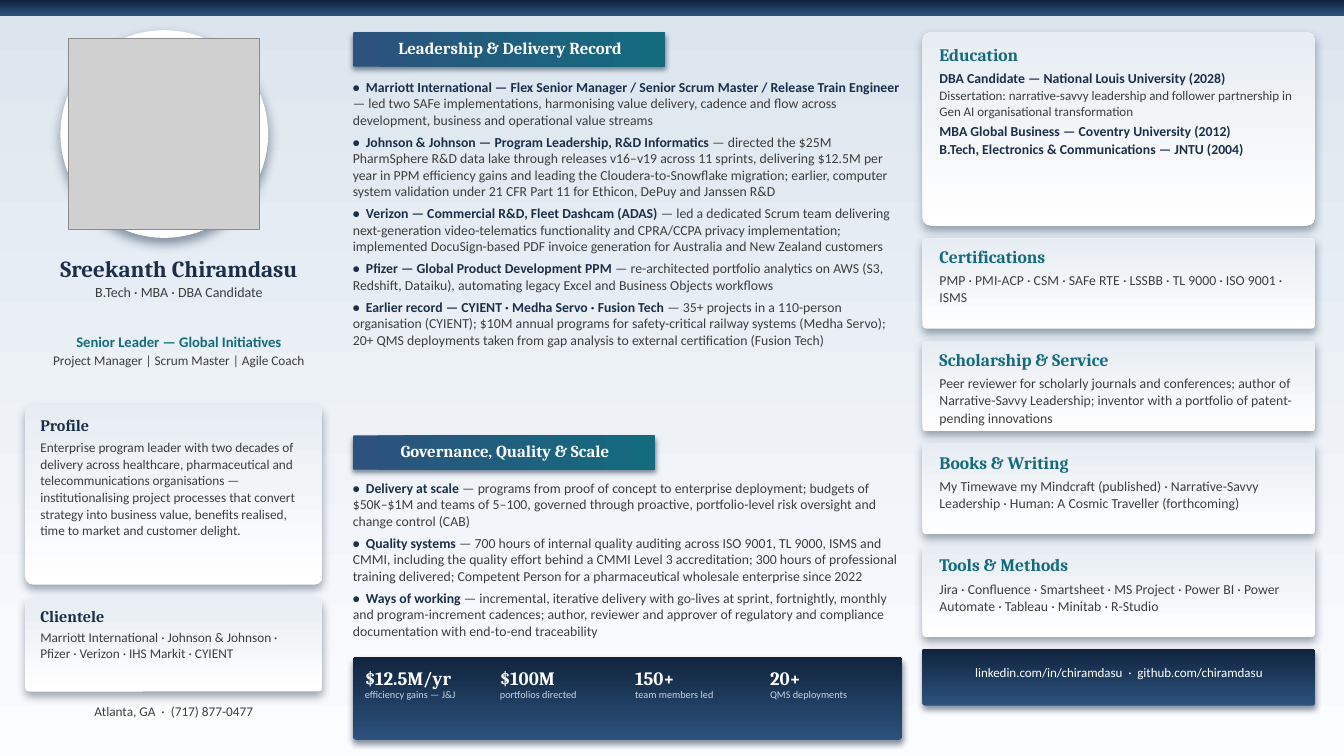
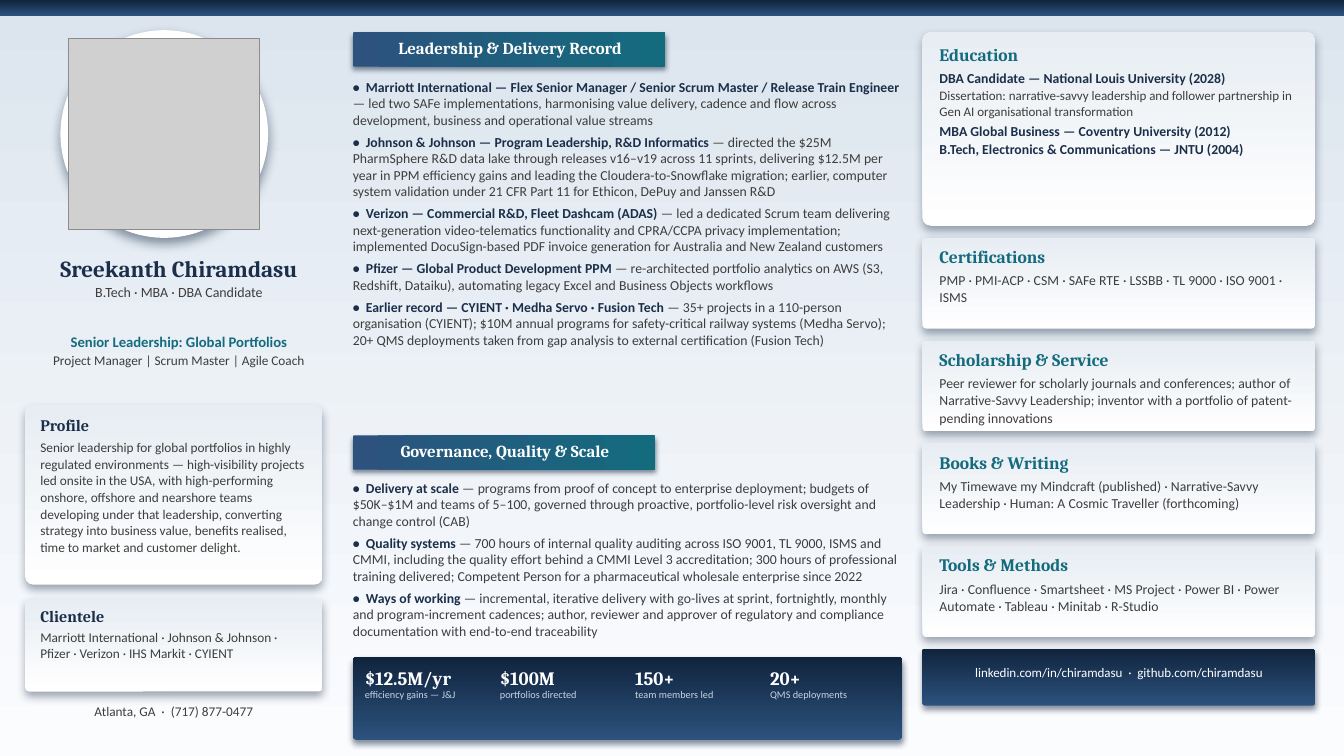
Before and after one commit to chiramdasu/chiramdasu.github.io, a slide deck: slide 1 of Sreekanth_Chiramdasu_One_Slide_Profile.pptx. Drawn at 1344x756 pixels with LibreOffice and Linux fonts; fonts in the diff are those of the drawing; grey boxes stand for pictures. Boxes give left, top, right and bottom in pixels: in the first picture for what was removed or moved away, otherwise in the second. Text is boxed around its words. In the diff, an @@ line names an element or a change of style, - is before the commit and + after.

Commit message:
Sync senior-leadership verbiage: headline wording + highly regulated / high-visibility / high-performing framing on bio page and one-slide

```diff
--- a/Sreekanth_Chiramdasu_One_Slide_Profile.pptx
+++ b/Sreekanth_Chiramdasu_One_Slide_Profile.pptx
@@ text at [71, 336, 287, 350]: text changed @@
-Senior Leader — Global Initiatives
+Senior Leadership: Global Portfolios
@@ text at [40, 442, 304, 555]: text changed @@
-Enterprise program leader with two decades of delivery across healthcare, pharmaceutical and telecommunications organisations — institutionalising project processes that convert strategy into business value, benefits realised, time to market and customer delight.
+Senior leadership for global portfolios in highly regulated environments — high-visibility projects led onsite in the USA, with high-performing onshore, offshore and nearshore teams developing under that leadership, converting strategy into business value, benefits realised, time to market and customer delight.
```
Also in this commit, not shown: 3 other files.
